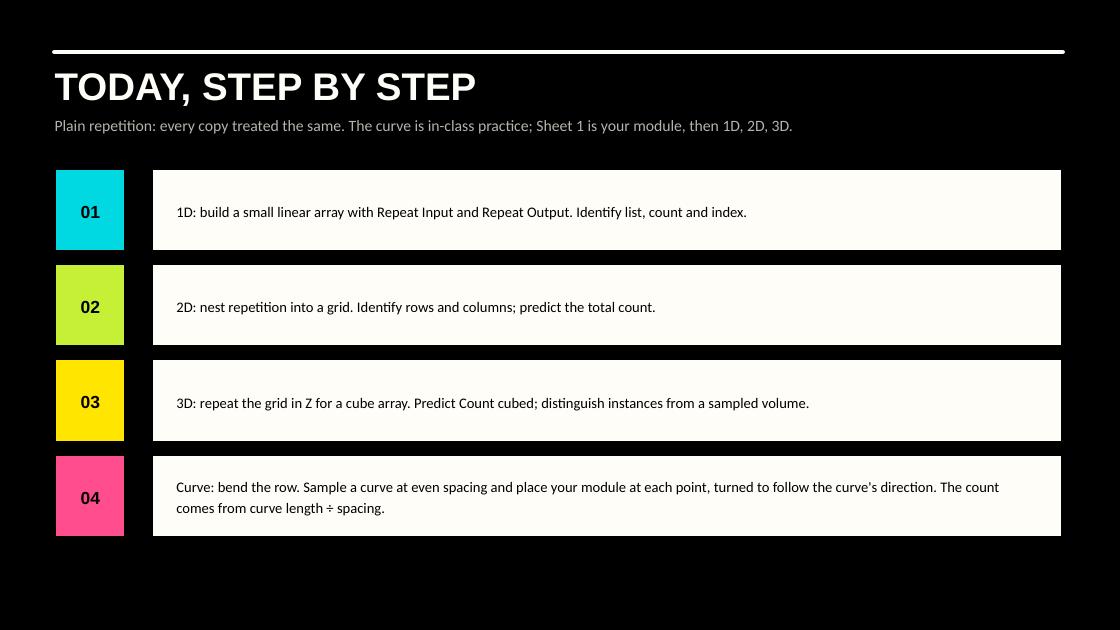
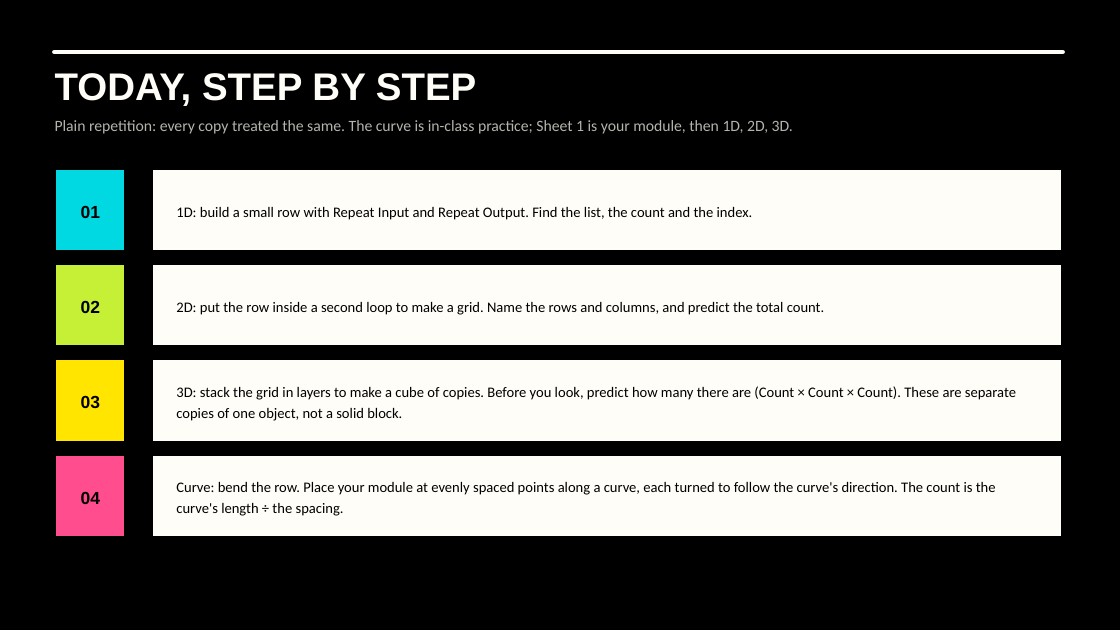
Before and after one commit to luigipacheco/arc3133, a slide deck: slide 12 of slides/ARC3133_Class06.pptx. Drawn at 1120x630 pixels with LibreOffice and Linux fonts; fonts in the diff are those of the drawing. Boxes give left, top, right and bottom in pixels: in the first picture for what was removed or moved away, otherwise in the second. Text is boxed around its words. In the diff, an @@ line names an element or a change of style, - is before the commit and + after.

```diff
--- a/slides/ARC3133_Class06.pptx
+++ b/slides/ARC3133_Class06.pptx
@@ text at [176, 207, 753, 220]: text changed @@
-1D: build a small linear array with Repeat Input and Repeat Output. Identify list, count and index.
+1D: build a small row with Repeat Input and Repeat Output. Find the list, the count and the index.
@@ text at [176, 302, 824, 315]: text changed @@
-2D: nest repetition into a grid. Identify rows and columns; predict the total count.
+2D: put the row inside a second loop to make a grid. Name the rows and columns, and predict the total count.
@@ text at [176, 386, 1016, 421]: text changed @@
-3D: repeat the grid in Z for a cube array. Predict Count cubed; distinguish instances from a sampled volume.
+3D: stack the grid in layers to make a cube of copies. Before you look, predict how many there are (Count × Count × Count). These are separate copies of one object, not a solid block.
@@ text at [176, 482, 996, 516]: text changed @@
-Curve: bend the row. Sample a curve at even spacing and place your module at each point, turned to follow the curve's direction. The count comes from curve length ÷ spacing.
+Curve: bend the row. Place your module at evenly spaced points along a curve, each turned to follow the curve's direction. The count is the curve's length ÷ the spacing.
```
Also in this commit, not shown: 2 other slides changed, 33 other files.
